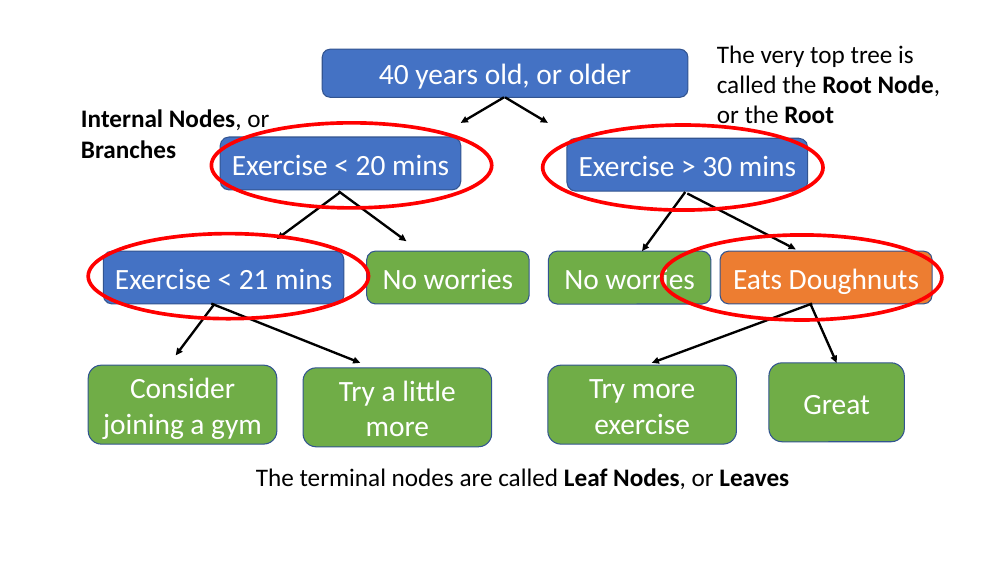
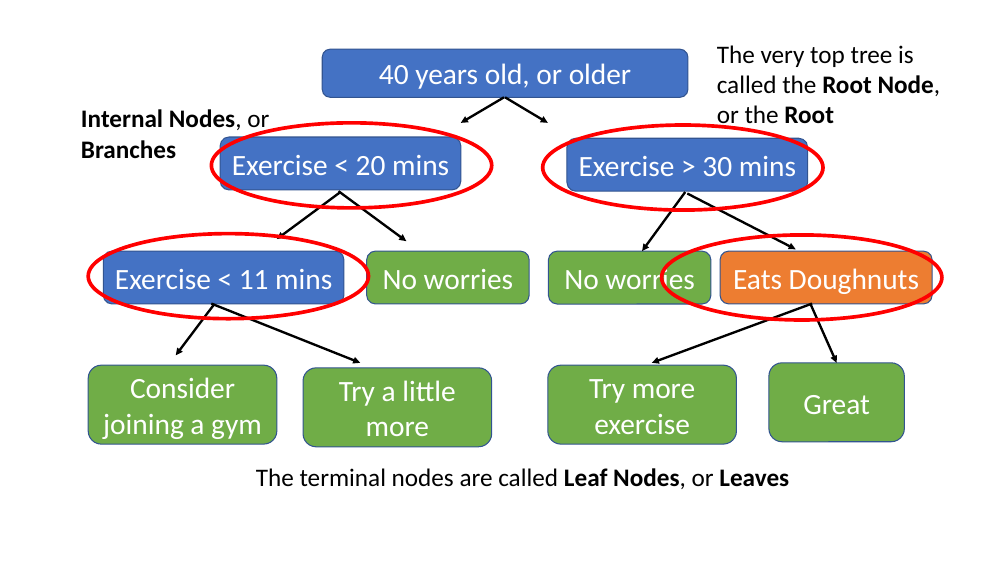
Before and after one commit to YeabinMoonEcon/BUS211, a slide deck: slide 9 of BUS212_ADA/lecture_note/Lecture18.pptx. Drawn at 1008x567 pixels with LibreOffice and Linux fonts; fonts in the diff are those of the drawing. Boxes give left, top, right and bottom in pixels: in the first picture for what was removed or moved away, otherwise in the second. Text is boxed around its words. In the diff, an @@ line names an element or a change of style, - is before the commit and + after.

```diff
--- a/BUS212_ADA/lecture_note/Lecture18.pptx
+++ b/BUS212_ADA/lecture_note/Lecture18.pptx
@@ text in rounded rectangle at [115, 269, 332, 289]: text changed @@
-Exercise < 21 mins
+Exercise < 11 mins
```
Also in this commit, not shown: 2 other slides changed, 2 other files.
